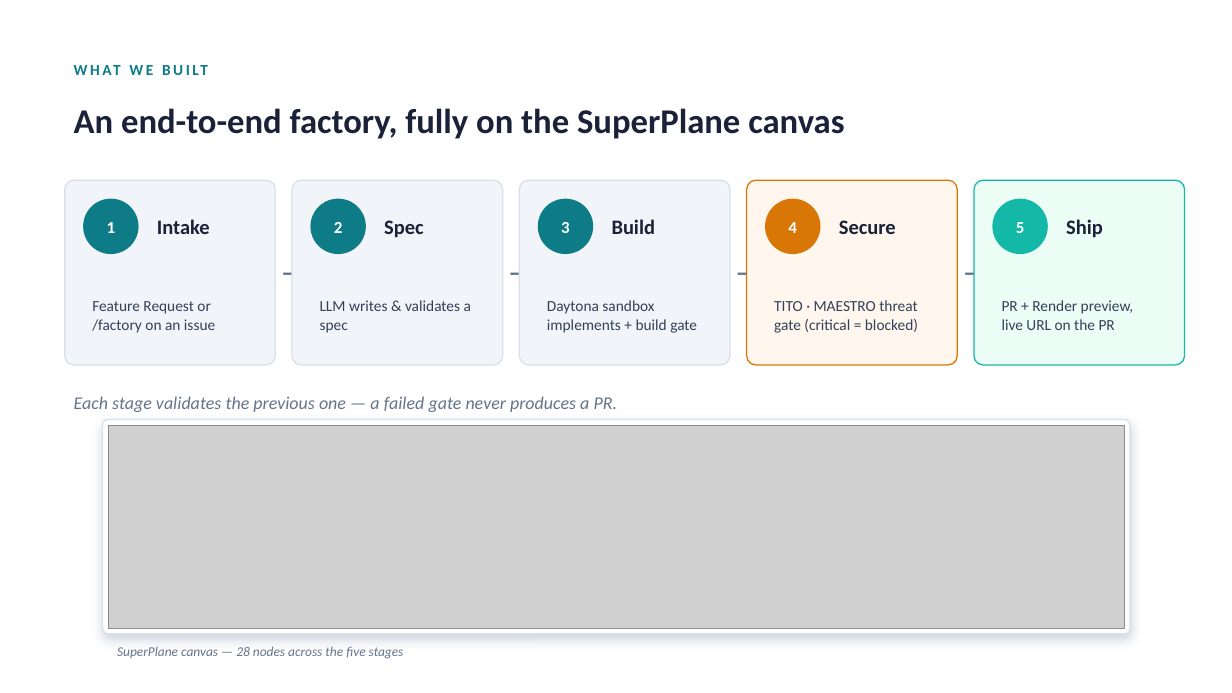
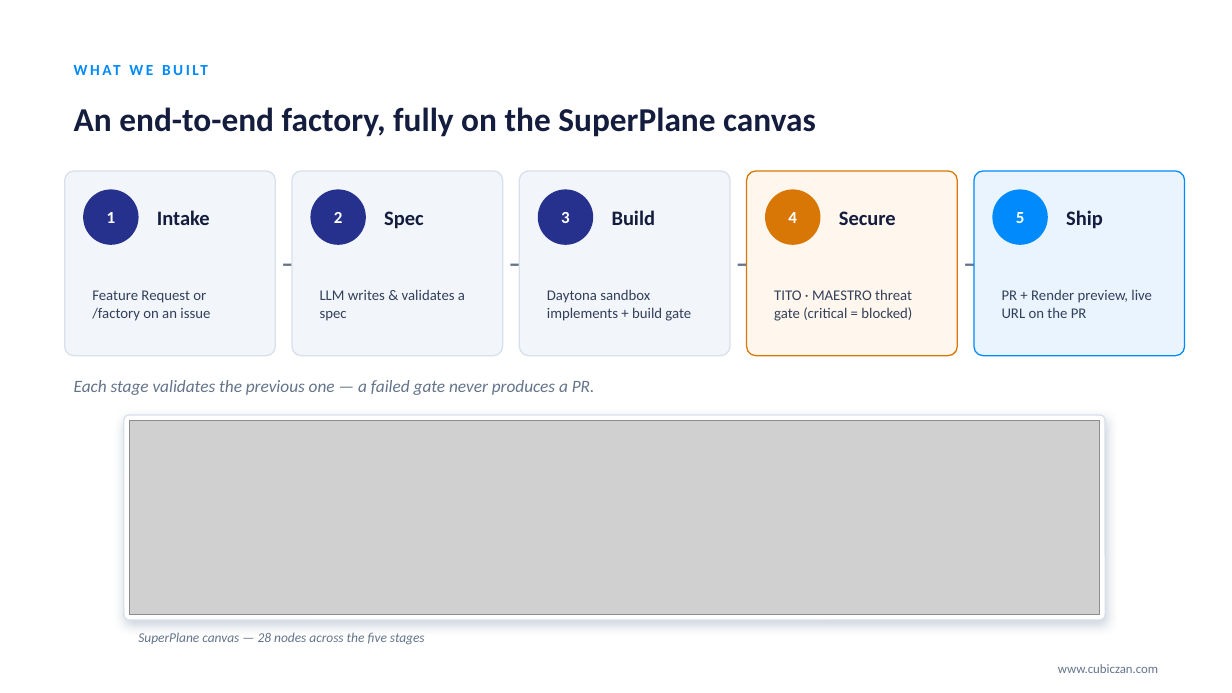
Before and after one commit to Cubiczan/software-factory, a slide deck: slide 3 of SuperPlane-Software-Factory.pptx. Drawn at 1232x693 pixels with LibreOffice and Linux fonts; fonts in the diff are those of the drawing; grey boxes stand for pictures. Boxes give left, top, right and bottom in pixels: in the first picture for what was removed or moved away, otherwise in the second. Text is boxed around its words. In the diff, an @@ line names an element or a change of style, - is before the commit and + after.

```diff
--- a/SuperPlane-Software-Factory.pptx
+++ b/SuperPlane-Software-Factory.pptx
@@ text "WHAT WE BUILT" at [65, 55, 1128, 83]: text colour #0E7C86 to #008AFC @@
@@ text "An end-to-end factory, fully on ..." at [74, 107, 816, 137]: size 27 to 26 pt, text colour #1A2138 to #141D3D @@
@@ fill #F1F5F9 to #F2F5FA in 3 elements at [65, 171, 275, 356], [292, 171, 503, 356], [519, 171, 730, 356] @@
@@ rounded rectangle at [974, 171, 1185, 356]: fill #ECFDF5 to #EAF4FF; outline #14B8A6 1 pt to #008AFC 1 pt @@
@@ fill #0E7C86 to #25318D in 3 elements at [83, 189, 139, 245], [311, 189, 366, 245], [538, 189, 593, 245] @@
@@ 19 texts, 5 rounded rectangles, 5 ellipses: place and size @@
-19 texts, 5 rounded rectangles, 5 ellipses at [65, 180, 1185, 365]
+19 texts, 5 rounded rectangles, 5 ellipses at [65, 171, 1185, 356]
@@ ellipse at [993, 189, 1048, 245]: fill #14B8A6 to #008AFC @@
@@ text colour #1A2138 to #141D3D in 5 elements at [157, 210, 210, 225], [384, 211, 423, 229], [612, 210, 655, 225], [839, 211, 896, 225], [1066, 210, 1103, 229] @@
@@ size 12 to 11.5 pt in 5 elements at [92, 290, 210, 321], [320, 289, 465, 321], [547, 289, 691, 321], [774, 289, 912, 321], [1002, 290, 1152, 318] @@
@@ text "Each stage validates the previous ...": place and size @@
-text "Each stage validates the previous ..." at [74, 396, 618, 412]
+text "Each stage validates the previous ..." at [74, 380, 595, 395]
@@ text "Each stage validates the previous ..." at [74, 380, 595, 395]: size 14 to 13.5 pt @@
@@ rounded rectangle: place and size @@
-rounded rectangle at [103, 420, 1130, 634]
+rounded rectangle at [124, 415, 1105, 620]
@@ rounded rectangle at [124, 415, 1105, 620]: proportions changed @@
@@ picture: place and size @@
-picture at [108, 425, 1125, 628]
+picture at [129, 421, 1100, 615]
@@ text "SuperPlane canvas — 28 nodes ...": place and size @@
-text "SuperPlane canvas — 28 nodes ..." at [117, 646, 404, 658]
+text "SuperPlane canvas — 28 nodes ..." at [138, 632, 425, 644]
@@ text added at [1058, 664, 1158, 673], 10 pt, text #64748B @@
+www.cubiczan.com
```
Also in this commit, not shown: 7 other slides changed, 1 other file.
